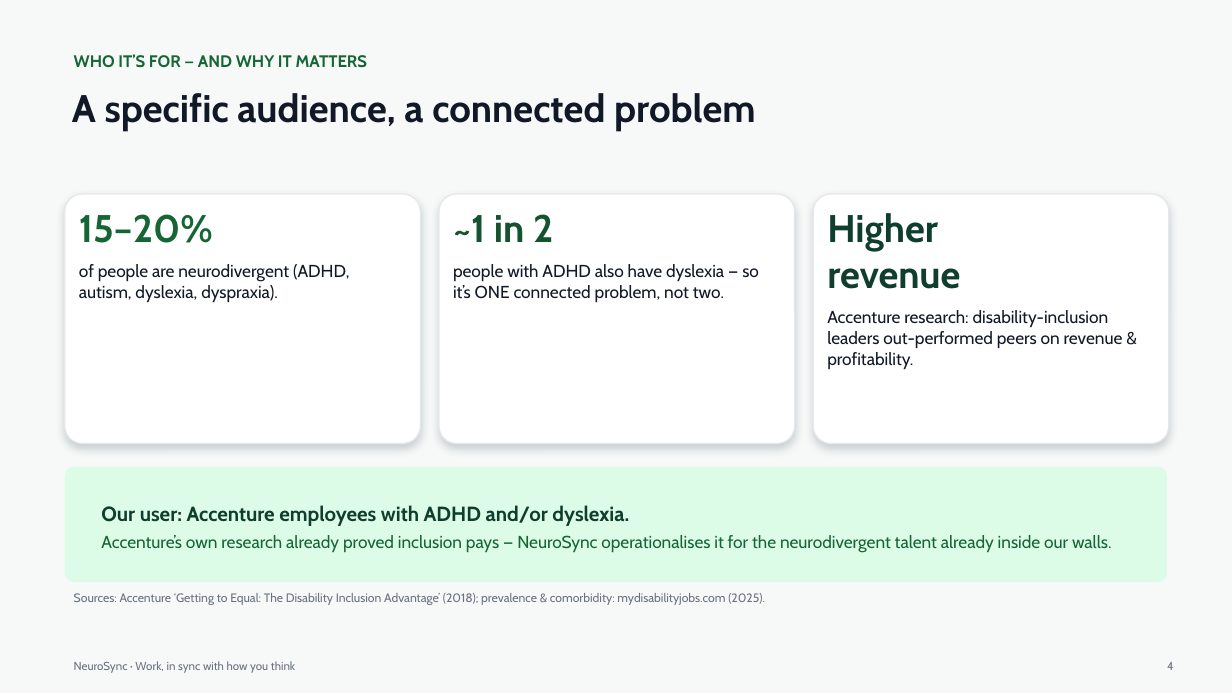
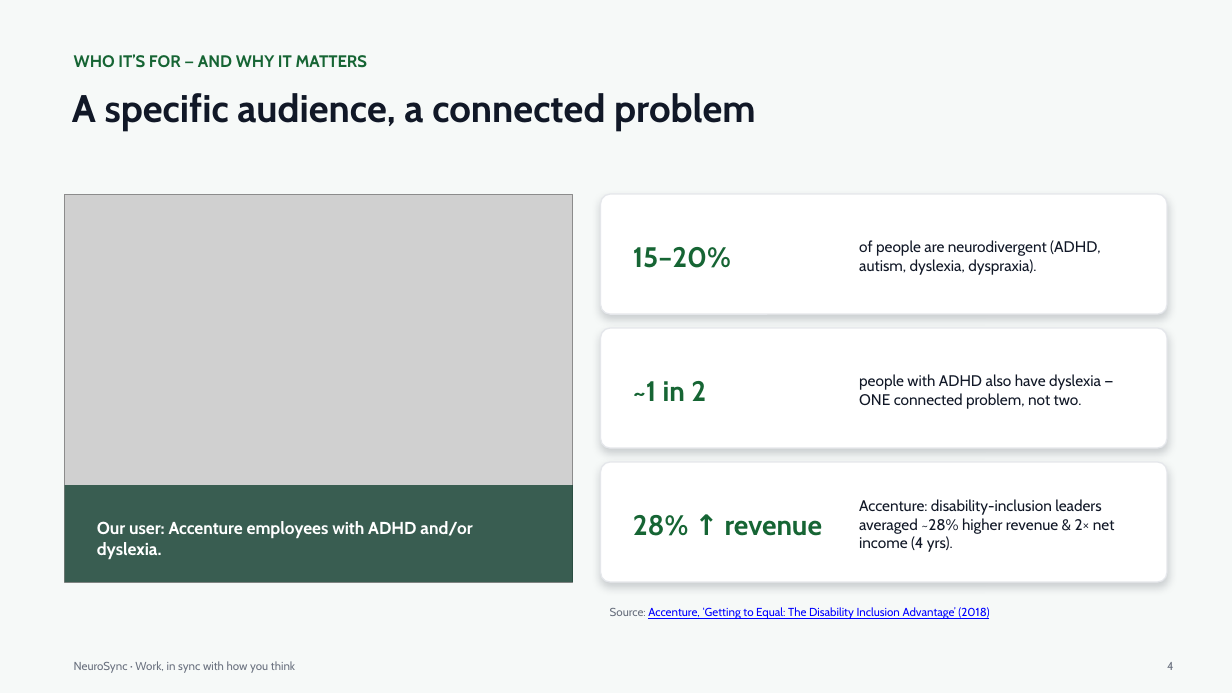
Before and after one commit to kumarsaransh55/NeuroSync, a slide deck: slide 4 of docs/NeuroSync-Final-Deck.pptx. Drawn at 1232x693 pixels with LibreOffice and Linux fonts; fonts in the diff are those of the drawing; grey boxes stand for pictures. Boxes give left, top, right and bottom in pixels: in the first picture for what was removed or moved away, otherwise in the second. Text is boxed around its words. In the diff, an @@ line names an element or a change of style, - is before the commit and + after.

```diff
--- a/docs/NeuroSync-Final-Deck.pptx
+++ b/docs/NeuroSync-Final-Deck.pptx
@@ picture added at [65,194,573,582] @@
@@ rounded rectangle removed at [439,194,795,444] @@
-~1 in 2
-people with ADHD also have dyslexia — so it’s ONE connected problem, not two.
@@ rounded rectangle added at [601,194,1167,314], fill #FFFFFF, outline #E5E7EB 1 pt @@
@@ rounded rectangle removed at [813,194,1169,444] @@
-Higher
-revenue
-Accenture research: disability-inclusion leaders out-performed peers on revenue & profitability.
@@ text "of people are neurodivergent (ADHD, ...": place and size @@
-text "of people are neurodivergent (ADHD, ..." at [65,194,421,444]
+text "of people are neurodivergent (ADHD, ..." at [859,240,1100,275]
@@ text "of people are neurodivergent (ADHD, ..." at [859,240,1100,275]: size 13.5 to 12 pt; more space between paragraphs; vertical alignment top to middle; fill #FFFFFF to none; outline #E5E7EB 1 pt to none; shadow off @@
@@ text at [79,214,213,243]: paragraph removed @@
-15–20%
@@ text added at [633,247,731,268], 22 pt, text #166534, bold @@
+15–20%
@@ rounded rectangle added at [601,328,1167,448], fill #FFFFFF, outline #E5E7EB 1 pt @@
@@ text added at [633,381,706,401], 22 pt, text #166534, bold @@
+~1 in 2
@@ text added at [859,374,1101,409], 12 pt, text #111827 @@
+people with ADHD also have dyslexia — ONE connected problem, not two.
@@ rounded rectangle removed at [65,467,1167,582] @@
@@ rounded rectangle added at [601,462,1167,582], fill #FFFFFF, outline #E5E7EB 1 pt @@
@@ rectangle added at [65,485,573,582], fill #0F3D2E at 78% opacity @@
@@ text "Our user: Accenture employees with ...": place and size @@
-text "Our user: Accenture employees with ..." at [101,505,1112,553]
+text "Our user: Accenture employees with ..." at [97,521,472,559]
@@ text "Our user: Accenture employees with ..." at [97,521,472,559]: size 16 to 13.5 pt, text colour #0F3D2E to #FFFFFF @@
@@ text added at [859,499,1115,552], 12 pt, text #111827 @@
+Accenture: disability-inclusion leaders averaged ~28% higher revenue & 2× net income (4 yrs).
@@ text at [101,535,1112,553]: paragraph removed @@
-Accenture’s own research already proved inclusion pays — NeuroSync operationalises it for the neurodivergent talent already inside our walls.
@@ text added at [633,515,823,536], 22 pt, text #166534, bold @@
+28% ↑ revenue
@@ text at [610,607,989,619]: text changed; size 9.5 to 9 pt; text colour #6B7280 to #0000FF @@
-Sources: Accenture ‘Getting to Equal: The Disability Inclusion Advantage’ (2018); prevalence & comorbidity: mydisabilityjobs.com (2025).
+Source: Accenture, ‘Getting to Equal: The Disability Inclusion Advantage’ (2018)
```
Also in this commit, not shown: 10 other slides changed, 1 slide added, 6 other files.
